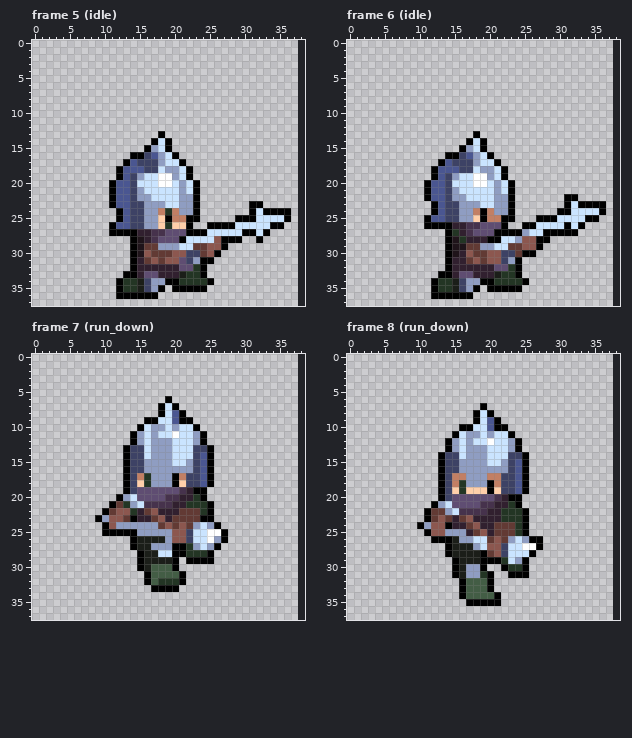
Pixel-art file -- assets_src/image/units/spearman/outlaw/map_spearman_outlaw.ase. That is the earlier state.
38x38 pixels, 38 frames. Shown: frame 5 (idle), frame 6 (idle), frame 7 (run_down), frame 8 (run_down). The old version is drawn lined up with the new one, on the new canvas. The commit also changed other frames, which this record leaves out.
After the commit:
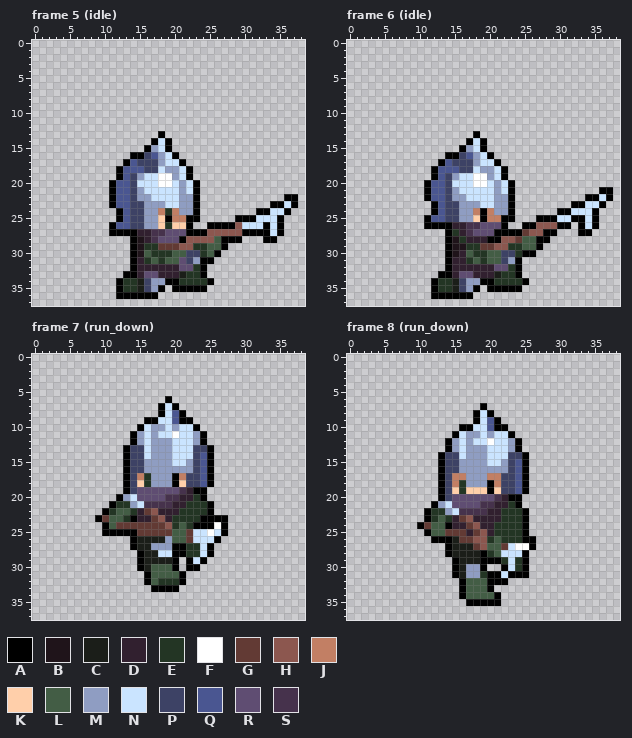
Palette (. is transparent): A #000000  B #1f141a  C #1b1e19  D #31202f  E #233524  F #ffffff  G #623a34  H #8c574f  J #c27f64  K #ffcfaa  L #435d45  M #8f9dc2  N #cae4ff  P #3d4265  Q #4a5691  R #5f4d72  S #46324c
The edit:
canvas 38x38 -> 39x38
Changed rows in their new state; - is an unchanged pixel.
Frame 5 (idle):
first column x 16:
22 --------------------AA
23 ---------------..-AANA
24 ---------------.A-NN--
25 -------------------A.-
26 -------------H---AN---
27 ---------HHHHH--A-NA--
28 ------HHHHL-----.AA---
29 EEGGGHHEELL-----------
30 LEEELL--EL------------
31 ELELL-----------------
Frame 6 (idle):
first column x 17:
21 -------------------AA
22 --------------..-AANA
23 --------------.A-NN--
24 ------------------A.-
25 ---------------AAN---
26 ----------HHHA-.-NA--
27 --------GHH--...AA---
28 -----HHGLL-----------
29 EEGGHHEELL-----------
30 LEELL--E-------------
31 ELELL----------------
Frame 7 (run_down):
first column x 10:
21 --E---------------
22 -ELL-------EEE----
23 GLLE------EEEE--AA
24 -LGGGGGG--ELEAAAFA
25 -----GGGGGLLG---N-
26 ----------LLG--NA.
27 -------------E-A.-
28 --------------N---
29 -------------N-.--
30 ------------AA----
Frame 8 (run_down):
first column x 11:
22 -EE--------------
23 -ELE-------------
24 GLL-------EEE----
25 -LLGGG----EEE----
26 -----GGHHELEEEA-.
27 -------GHLLG-F-A.
28 ---------ELN--A.-
29 -------------E---
30 ------------N----
31 ----------AN-----
32 ----------AA-----
Boxes around the changes in both pictures, in picture pixels (x1, y1, x2, y2):
changed: (144, 194, 298, 264)
changed: (466, 187, 613, 264)
changed: (102, 501, 228, 571)
changed: (424, 508, 543, 585)
